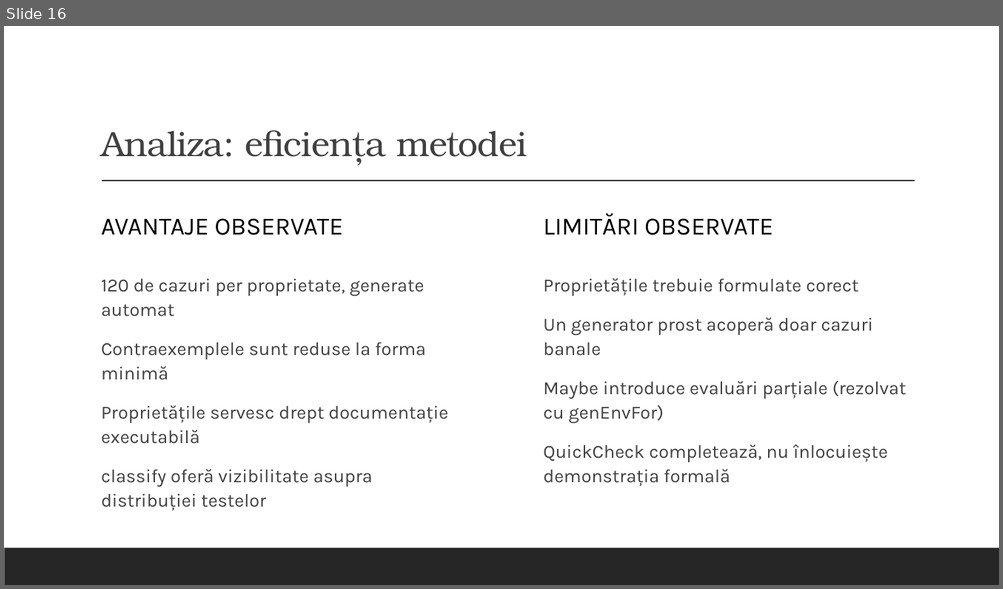
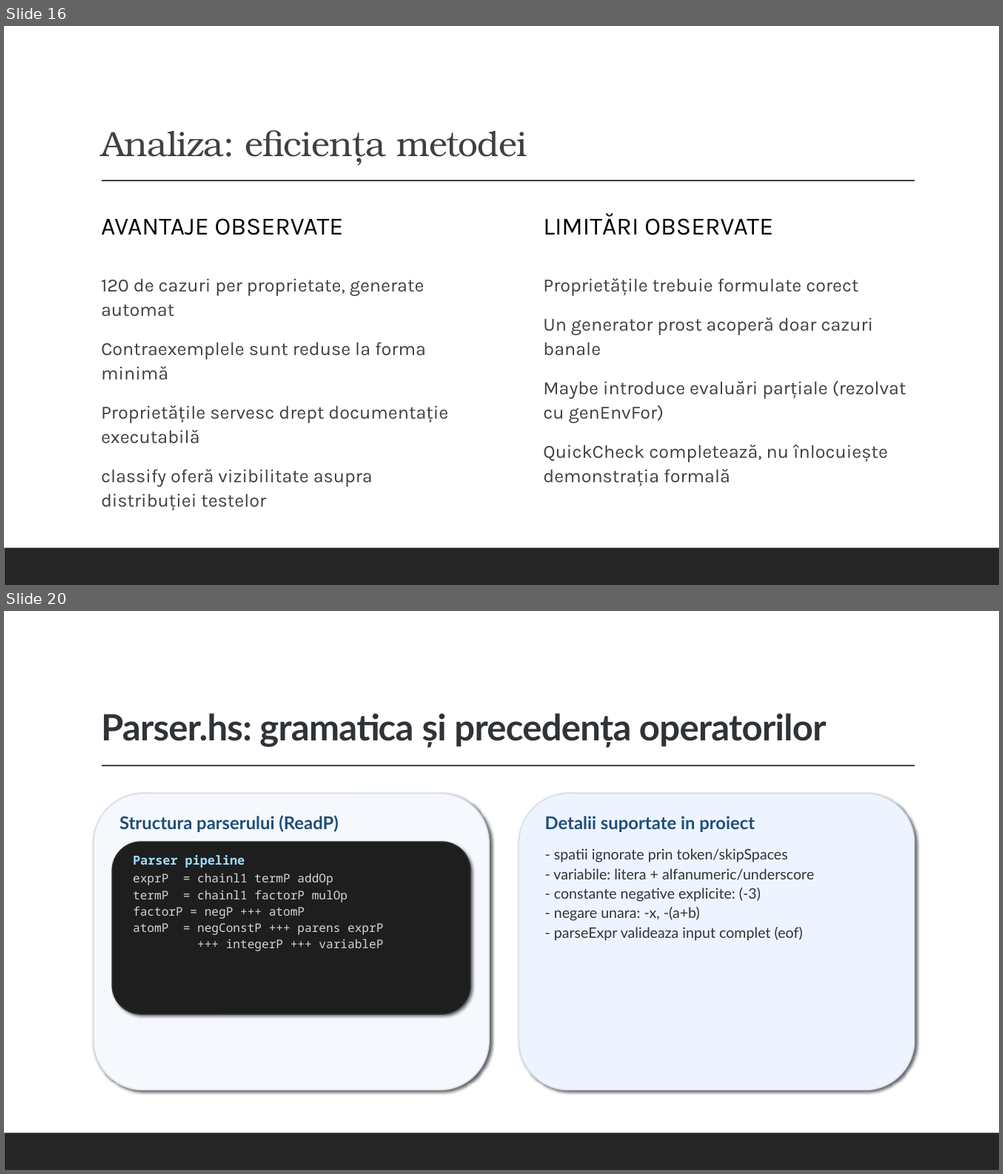
Before and after one commit to alexandrunite/MFIS_Project, a slide deck: Testarea property-based folosind QuickCheck.pptx. Shown one above the other, each under a label of ours: slide 16 before the commit, slides 16 and 20 after it; the slides between them are not shown. The pictures are 1003x589 and 1003x1174 pixels, drawn with LibreOffice and Linux fonts; fonts in the diff are those of the drawing. Boxes give left, top, right and bottom in pixels: in the first picture for what was removed or moved away, otherwise in the second. Text is boxed around its words. In the diff, an @@ line names an element or a change of style, - is before the commit and + after.

```diff
--- a/Testarea property-based folosind QuickCheck.pptx
+++ b/Testarea property-based folosind QuickCheck.pptx
@@ slide 20 added at [4,611,999,1170], background #FFFFFF; not listed: 2 template elements that a slide beside it also shows @@
@@ title added at [101,713,826,748], 35 pt, text #2F3338, bold @@
+Parser.hs: gramatica și precedența operatorilor
@@ rounded rectangle added at [94,794,489,1091], fill #F5F8FC, outline #D5DFEC 1.1 pt @@
@@ rounded rectangle added at [519,794,914,1091], fill #EEF4FF, outline #D5DFEC 1.1 pt @@
@@ text added at [119,815,338,832], 17 pt, text #1F4E79, bold @@
+Structura parserului (ReadP)
@@ text added at [545,816,754,832], 17 pt, text #1F4E79, bold @@
+Detalii suportate in proiect
@@ rounded rectangle added at [112,843,470,1014], fill #1E1E1E, outline #2D2D30 1.1 pt @@
@@ text added at [553,849,814,941], 14 pt, text #2F3338 @@
+- spatii ignorate prin token/skipSpaces
+- variabile: litera + alfanumeric/underscore
+- constante negative explicite: (-3)
+- negare unara: -x, -(a+b)
+- parseExpr valideaza input complet (eof)
@@ text added at [133,855,245,868], 12 pt, text #9CDCFE, bold @@
+Parser pipeline
@@ text added at [133,873,383,951], 11.5 pt, text #D4D4D4 @@
+exprP = chainl1 termP addOp
+termP = chainl1 factorP mulOp
+factorP = negP +++ atomP
+atomP = negConstP +++ parens exprP
++++ integerP +++ variableP
```
Also in this commit, not shown: 2 slides changed, 7 other slides added, 1 other file.
